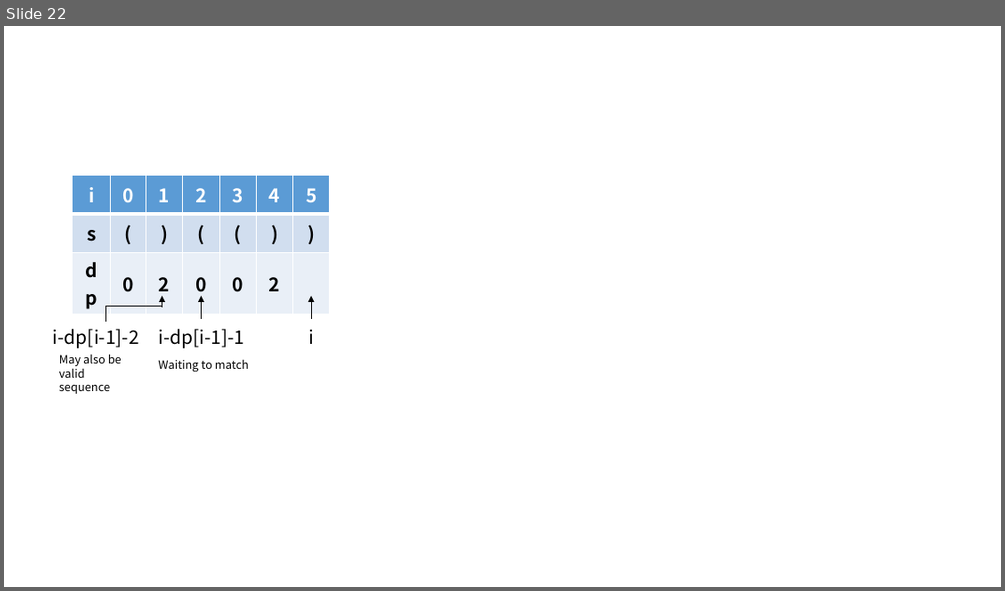
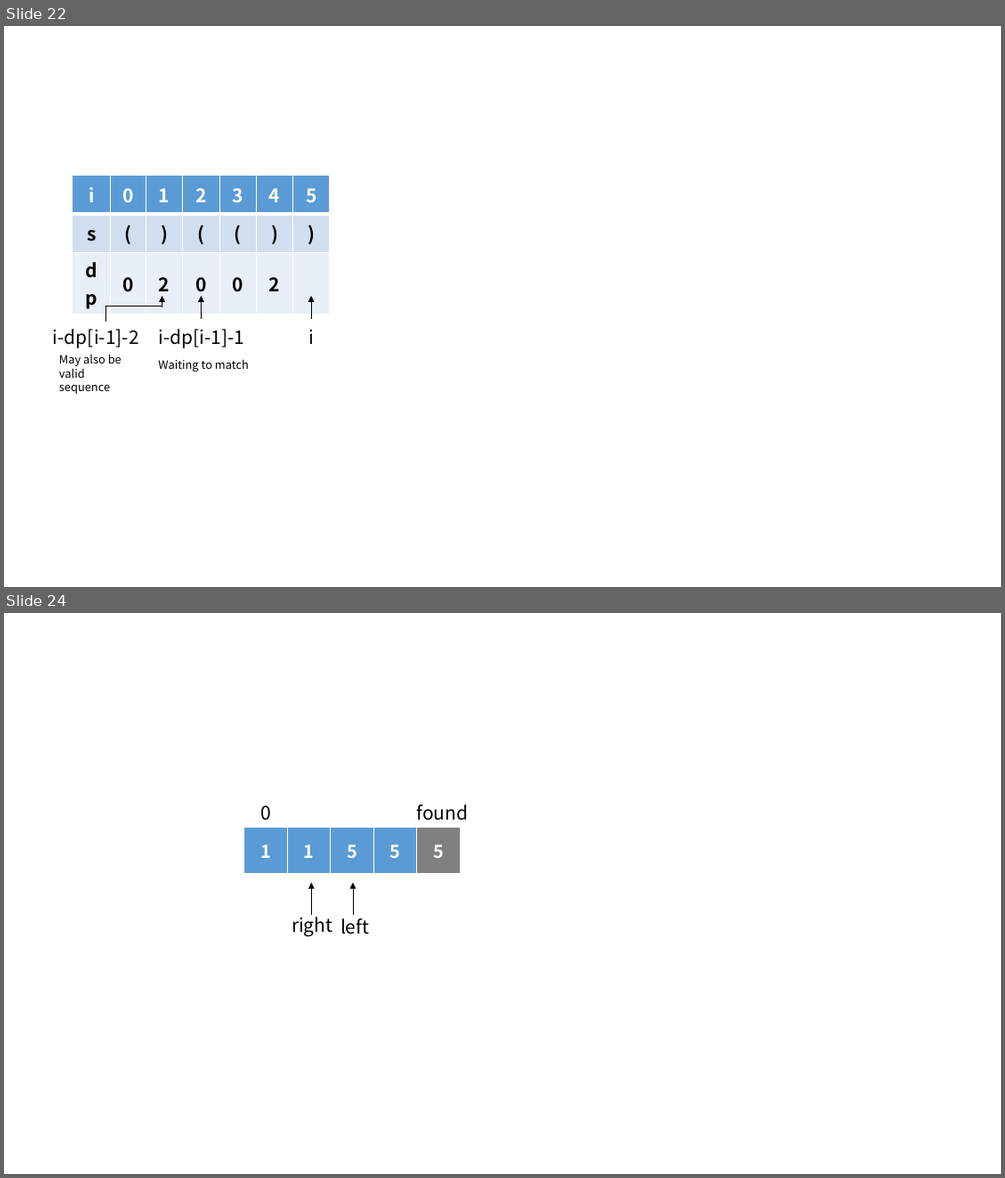
Before and after one commit to NeilJnDa/LeetCode, a slide deck: docs/Image.pptx. Shown one above the other, each under a label of ours: slide 22 before the commit, slides 22 and 24 after it; the slides between them are not shown. The pictures are 1005x591 and 1005x1178 pixels, drawn with LibreOffice and Linux fonts; fonts in the diff are those of the drawing. Boxes give left, top, right and bottom in pixels: in the first picture for what was removed or moved away, otherwise in the second. Text is boxed around its words. In the diff, an @@ line names an element or a change of style, - is before the commit and + after.

```diff
--- a/docs/Image.pptx
+++ b/docs/Image.pptx
@@ slide 24 added at bbox=[4, 613, 1001, 1174], background #FFFFFF @@
@@ text added at bbox=[261, 805, 272, 820], 18 pt, text #000000 @@
+0
@@ text added at bbox=[416, 804, 468, 820], 18 pt, text #000000 @@
+found
@@ table added at bbox=[244, 827, 461, 875], 1 rows, 5 columns @@
+1 | 1 | 5 | 5 | 5
@@ arrow added from (311, 915) to (311, 882), #000000 0.5 pt @@
@@ arrow added from (353, 915) to (353, 882), #000000 0.5 pt @@
@@ text added at bbox=[291, 913, 332, 936], 18 pt, text #000000 @@
+right
@@ text added at bbox=[340, 918, 369, 934], 18 pt, text #000000 @@
+left
```
Also in this commit, not shown: 1 other slide added, 11 other files.
